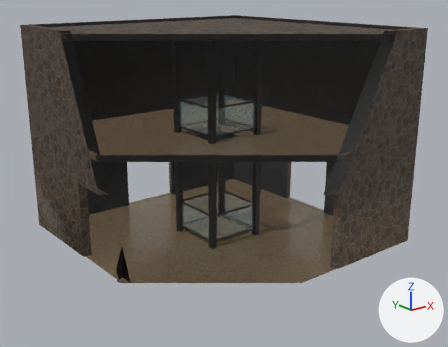
An edit to the FBX model Assets/Models/Museum.fbx, drawn before and after from the same camera.
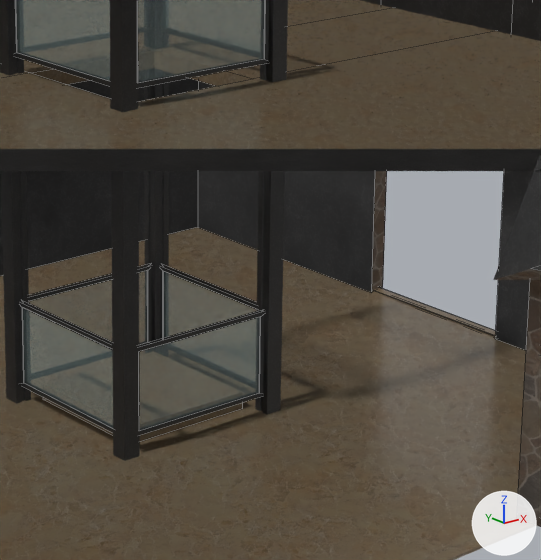
Each version appears first whole from a 50 mm camera at (-13.27, -16.98, 9.03) aimed at (-0.07, -0.47, 2.42), and next in a close-up on the part from 39% to 75% of the width and 32% to 80% of the height. Arrows for +X, +Y and +Z are at lower right; the lights stay in place. The close-ups show mesh edges as thin lines. Everything nearer to the camera than a plane just in front of the edit is cut away. Where no turn or scale is listed for an object, it has been applied to the vertices.

Before the edit, the objects in view are built like this:
```python
me_cube_002 = bpy.data.meshes.new('Cube.002')
me_cube_002.from_pydata(...)  # 96 vertices, 88 faces; spans x -1.03..1.03, y -1.03..1.03, z -0.5..0.5
# faces by material slot: [80, 8]
me_cube_002.materials.append(mat_wall)
me_cube_002.materials.append(mat_glass)  # light grey #a7c1c1
me_plane_002 = bpy.data.meshes.new('Plane.002')
me_plane_002.from_pydata(...)  # 128 vertices, 104 faces; spans x -1.1..1.1, y -1.1..1.1, z -0.01..7.21
me_plane_002.materials.append(mat_wall)
me_plane_004 = bpy.data.meshes.new('Plane.004')
me_plane_004.from_pydata(...)  # 8 vertices, 6 faces; spans x -0.8..0.8, y -0.8..0.8, z -0.1..0.1
# faces by material slot: [5, 1]
me_plane_004.materials.append(mat_floor)
me_plane_004.materials.append(mat_wall)
ob_elevatordown = bpy.data.objects.new('ElevatorDown', me_cube_002)
ob_elevatordown.location = (0.0, 0.0, 0.7)
ob_elevatorfloor = bpy.data.objects.new('ElevatorFloor', me_plane_004)
ob_elevatorfloor.location = (0.0, 0.0, 0.1)
ob_elevatorskeleton = bpy.data.objects.new('ElevatorSkeleton', me_plane_002)
ob_elevatorskeleton.location = (0.0, 0.0, 0.0)
# also in view: 'Museum' at (0.0, 0.0, 3.74); 'ElevatorUp' at (0.0, 0.0, 4.5)
```
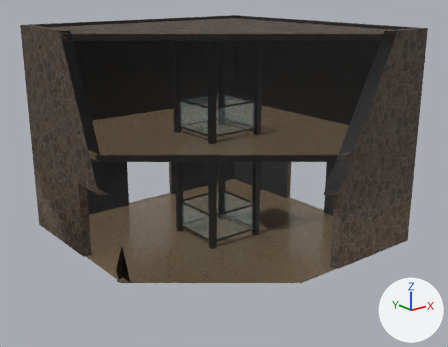
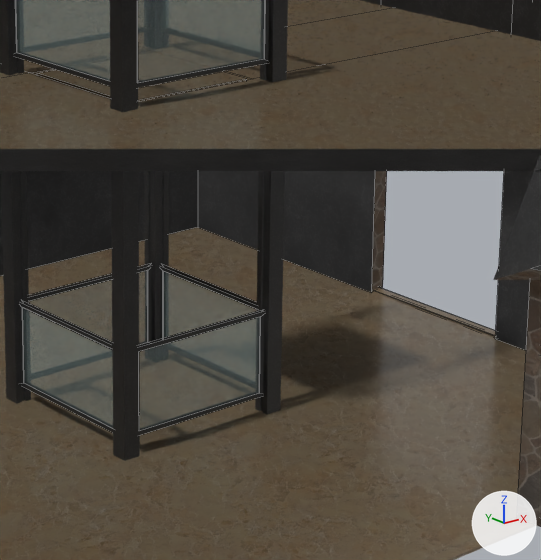
Where the newer file only moved an object's origin or applied its transform, the numbers keep the older frame.

Pixel boxes [x1, y1, x2, y2] of what changed, in the close-ups (541 x 560 px):
'ElevatorFloor', moved
    before: [43, 397, 243, 441]
    after: [37, 70, 247, 101]

The edits, one by one:
me_plane_004 has 8 vertices, 6 faces and spans x -0.8..0.8, y -0.8..0.8, z -0.1..0.1.
me_plane_004 is used by ob_elevatorfloor; location (0.0, 0.0, 0.1).
me_plane_004 part 1: the whole mesh is moved by (0.0, 0.0, 3.7).
Object 'ElevatorFloor' (ob_elevatorfloor) moves from (0.0, 0.0, 0.1) to (0.0, 0.0, 0.0).
